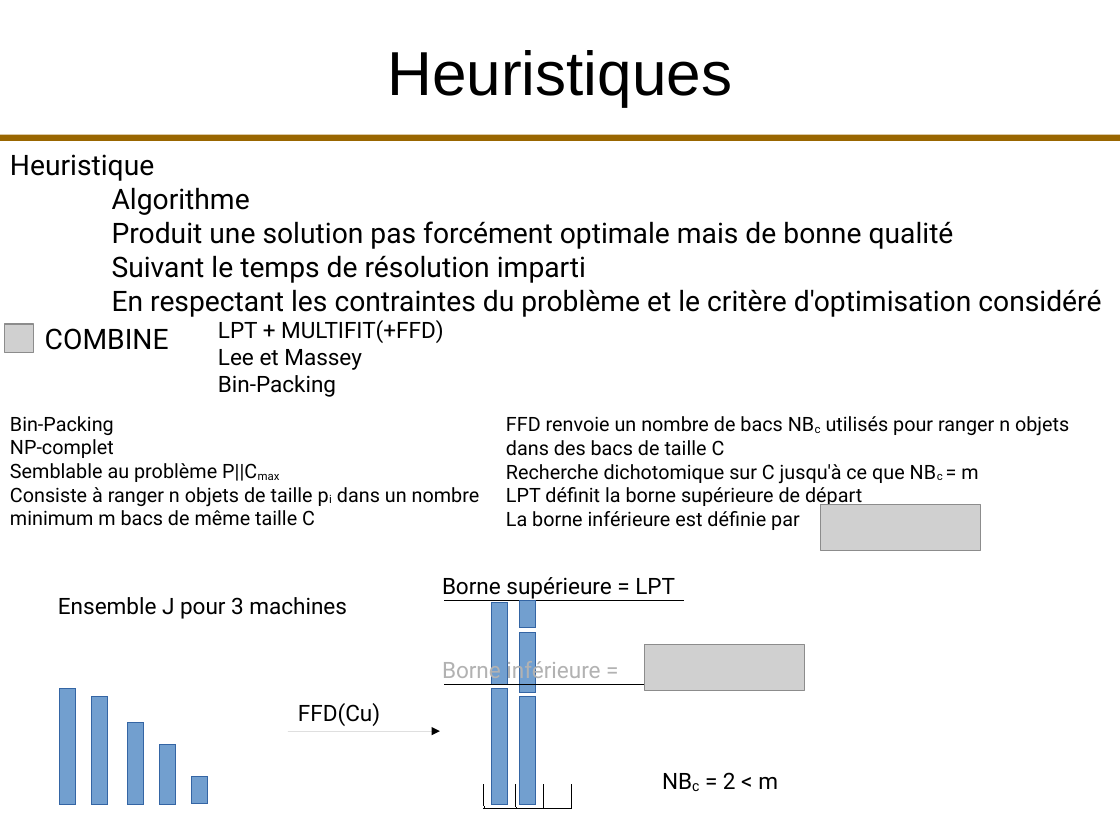
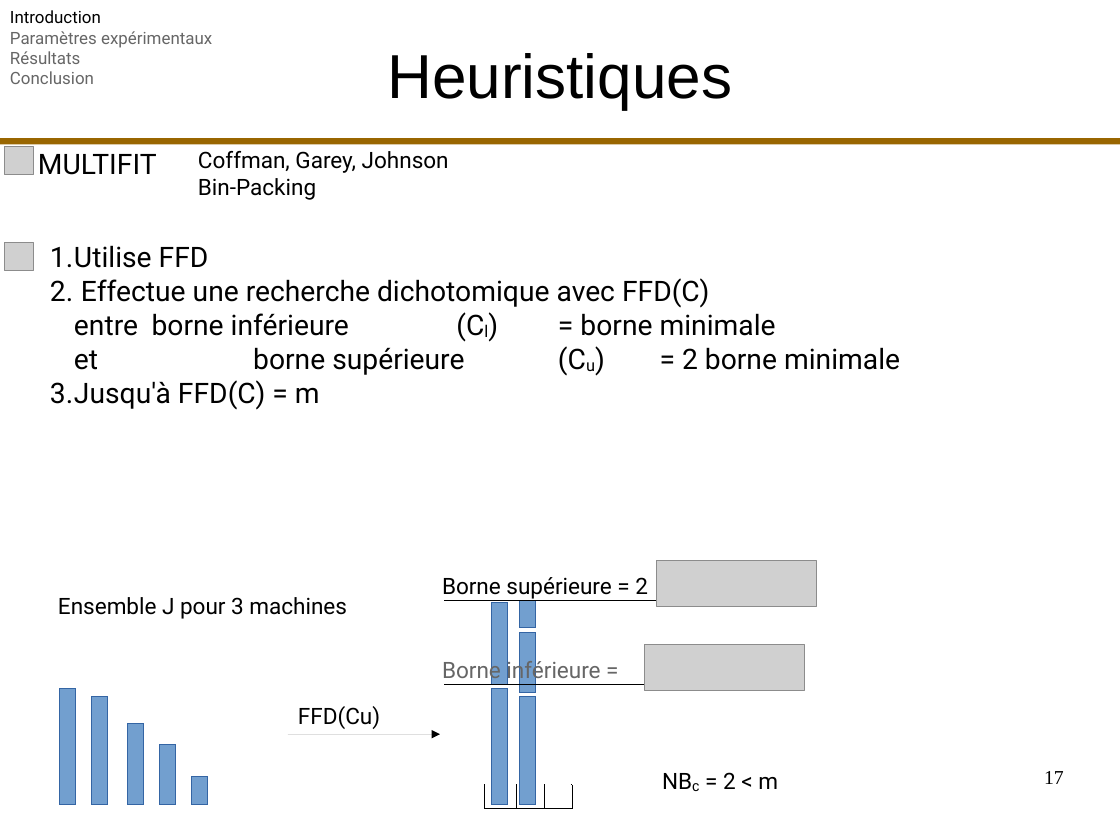
Before and after one commit to fColas68/eprLPT, a slide deck: slide 17 of presentation/presentation.odp (slide 16 before the commit). Drawn at 1120x840 pixels with LibreOffice and Linux fonts; fonts in the diff are those of the drawing; grey boxes stand for pictures. Boxes give left, top, right and bottom in pixels: in the first picture for what was removed or moved away, otherwise in the second. Text is boxed around its words. In the diff, an @@ line names an element or a change of style, - is before the commit and + after.

```diff
--- a/presentation/presentation.odp
+++ b/presentation/presentation.odp
@@ text added at [10,10,212,84], 12 pt, text #666666 @@
+Introduction
+Paramètres expérimentaux
+Résultats
+Conclusion
@@ picture added at [4,146,33,175] @@
@@ text removed at [10,154,1101,317] @@
-Heuristique
-Algorithme
-Produit une solution pas forcément optimale mais de bonne qualité
-Suivant le temps de résolution imparti
-En respectant les contraintes du problème et le critère d'optimisation considéré
@@ text added at [38,154,157,175], 20 pt, text #000000 @@
+MULTIFIT
@@ text added at [198,151,449,200], 16 pt, text #000000 @@
+Coffman, Garey, Johnson
+Bin-Packing
@@ picture: place and size @@
-picture at [4,324,33,353]
+picture at [4,243,33,271]
@@ text added at [50,245,900,410], 20 pt, text #000000 @@
+1. Utilise FFD
+2. Effectue une recherche dichotomique avec FFD(C)
+   entre borne inférieure (Cl) = borne minimale
+   et borne supérieure (Cu) = 2 borne minimale
+3. Jusqu'à FFD(C) = m
@@ text removed at [45,328,169,350] @@
-COMBINE
@@ text removed at [218,320,443,397] @@
-LPT + MULTIFIT(+FFD)
-Lee et Massey
-Bin-Packing
@@ text removed at [10,416,480,526] @@
-Bin-Packing NP-complet
-Semblable au problème P||Cmax
-Consiste à ranger n objets de taille pi dans un nombre minimum m bacs de même taille C
@@ text removed at [506,416,1069,530] @@
-FFD renvoie un nombre de bacs NBc utilisés pour ranger n objets dans des bacs de taille C
-Recherche dichotomique sur C jusqu'à ce que NBc = m
-LPT définit la borne supérieure de départ
-La borne inférieure est définie par
@@ picture: place and size @@
-picture at [821,505,982,551]
+picture at [657,561,817,607]
@@ text at [442,577,648,599]: text changed @@
-Borne supérieure = LPT
+Borne supérieure = 2
@@ text "Borne inférieure =" at [442,658,600,684]: text colour #B2B2B2 to #666666 @@
@@ 1 title, 1 line, 1 arrow: place and size @@
-1 title, 1 line, 1 arrow at [0,50,1120,732]
+1 title, 1 line, 1 arrow at [0,53,1120,735]
@@ page number added at [1044,771,1064,784], 14 pt, text #000000 @@
+17
```
Also in this commit, not shown: 72 other slides changed, 10 slides added, 12 slides removed.
